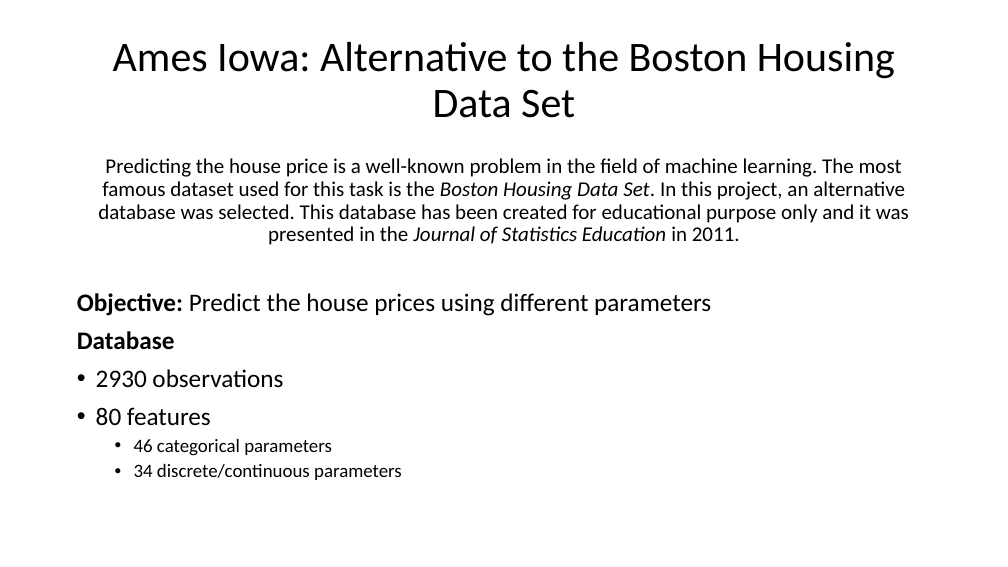
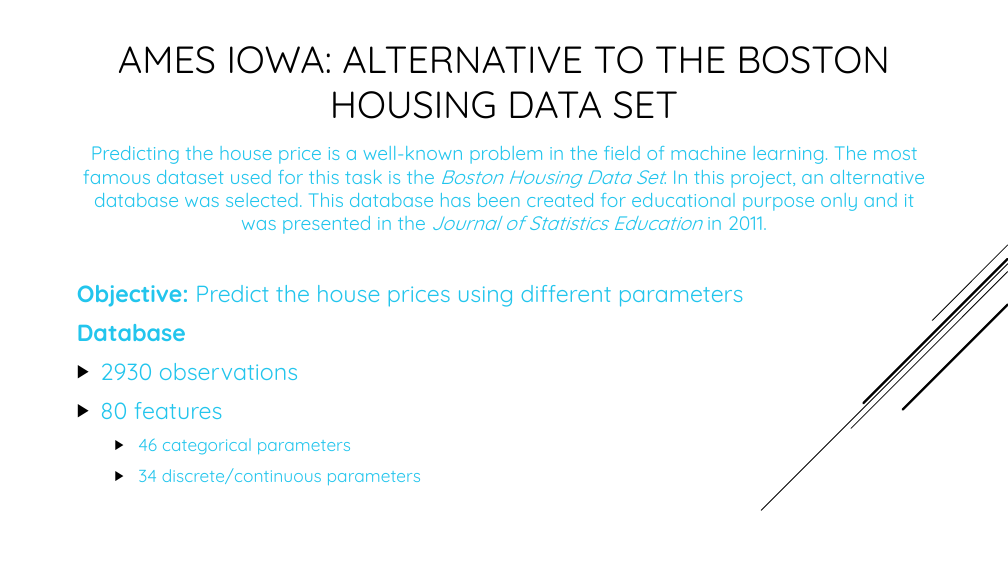
Before and after one commit to CherubiniArt/mini_project_m05, a slide deck: slide 8 of doc/project_status_21_09_2020.pptx (slide 1 before the commit). Drawn at 1008x567 pixels with LibreOffice and Linux fonts; fonts in the diff are those of the drawing. Boxes give left, top, right and bottom in pixels: in the first picture for what was removed or moved away, otherwise in the second. Text is boxed around its words. In the diff, an @@ line names an element or a change of style, - is before the commit and + after.

```diff
--- a/doc/project_status_21_09_2020.pptx
+++ b/doc/project_status_21_09_2020.pptx
@@ title at <box>118,46,890,119</box>: text changed; size 40 to 36 pt; font Calibri to Quicksand @@
-Ames Iowa: Alternative to the Boston Housing Data Set
+AMES IOWA: ALTERNATIVE TO THE BOSTON HOUSING DATA SET
@@ text "Predicting the house price is ..." at <box>77,145,925,486</box>: size 20 to 18.5 pt in "Predicting the house price is a well-known ..."; font Calibri to Quicksand, text colour #000000 to #22C5ED; size 24 to 22.2 pt in "Objective: Predict the house prices using different ...", "Database", "2930 observations", "80 features"; size 18 to 16.6 pt in "46 categorical parameters", "34 discrete/continuous parameters"; line spacing 0.9 to 1; bullet • to ▶; more space between paragraphs; vertical alignment top to middle @@
@@ group added at <box>761,245,1008,510</box>: 5 lines @@
```
Also in this commit, not shown: 3 other slides changed, 5 slides added.
